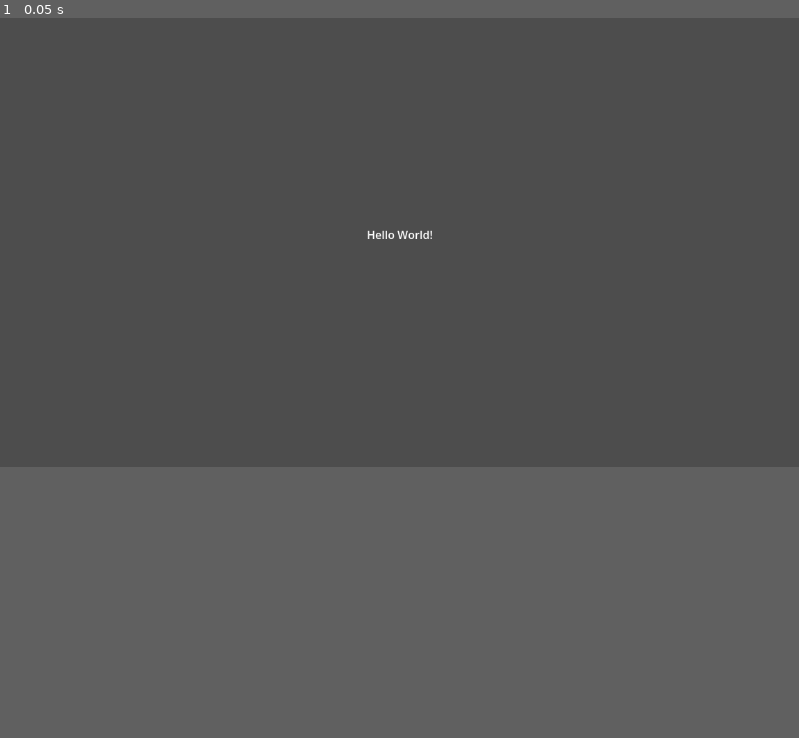
Above: before the commit, frame 1.
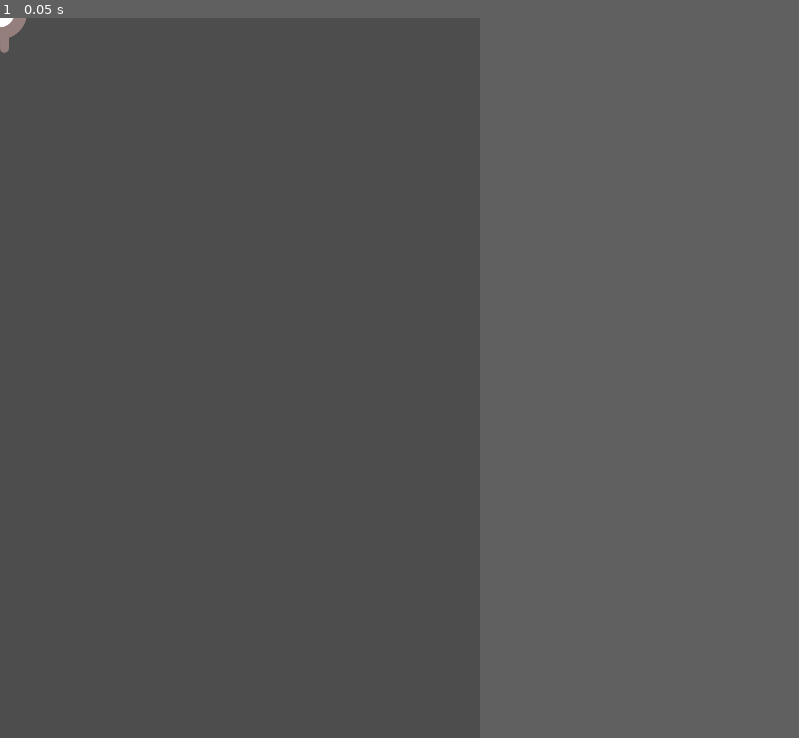
Above: after the commit, the same moment.

Repository: Lagical/2D-test
Game: Godot game, scene res://label.tscn
Same seed, same stepped clock (60 frames per second), same inputs: the game is played once before the commit and once after it. After the commit the project has no main scene; this scene is started directly in both runs.
Inputs:
- Up to frame 1 (0.05 s): no input
In our replay, the window is 799x449 before the commit and 480x720 after it. These sizes can differ from the game's own. Grey fills any space a smaller window leaves; there, only what the larger window draws over its background counts as a difference.

The runs differ from the first frame. In frame 1, 0.1% of the frame differs, in the area x 0-55%, y 0-31%.

Commit message:
started the 2d tutorial

Diff:
--- /dev/null
+++ b/label.gd
@@ -0,0 +1,13 @@
+extends Area2D
+
+@export var speed = 400 # How fast the player will move (pixels/sec).
+var screen_size # Size of the game window.
+
+# Called when the node enters the scene tree for the first time.
+func _ready():
+	screen_size = get_viewport_rect().size
+
+
+# Called every frame. 'delta' is the elapsed time since the previous frame.
+func _process(delta):
+	pass
--- a/label.tscn
+++ b/label.tscn
@@ -1,8 +1,49 @@
-[gd_scene format=3 uid="uid://c3ho3y2rt0r71"]
+[gd_scene load_steps=8 format=3 uid="uid://ikhxstl4rfnw"]
 
-[node name="Label" type="Label"]
-offset_left = 529.0
-offset_top = 301.0
-offset_right = 624.0
-offset_bottom = 327.0
-text = "Hello World!"
+[ext_resource type="Script" path="res://label.gd" id="1_mmdr7"]
+[ext_resource type="Texture2D" uid="uid://bta6x8tlxknm1" path="res://art/playerGrey_up1.png" id="1_tvwgf"]
+[ext_resource type="Texture2D" uid="uid://ravbj60v6755" path="res://art/playerGrey_up2.png" id="2_tiakw"]
+[ext_resource type="Texture2D" uid="uid://bxnswsg5uxe01" path="res://art/playerGrey_walk1.png" id="3_glcir"]
+[ext_resource type="Texture2D" uid="uid://lulc7g3b7mea" path="res://art/playerGrey_walk2.png" id="4_p7tl8"]
+
+[sub_resource type="SpriteFrames" id="SpriteFrames_5ojnr"]
+animations = [{
+"frames": [{
+"duration": 1.0,
+"texture": ExtResource("1_tvwgf")
+}, {
+"duration": 1.0,
+"texture": ExtResource("2_tiakw")
+}],
+"loop": true,
+"name": &"up",
+"speed": 5.0
+}, {
+"frames": [{
+"duration": 1.0,
+"texture": ExtResource("3_glcir")
+}, {
+"duration": 1.0,
+"texture": ExtResource("4_p7tl8")
+}],
+"loop": true,
+"name": &"walk",
+"speed": 5.0
+}]
+
+[sub_resource type="CapsuleShape2D" id="CapsuleShape2D_nbj0m"]
+radius = 27.0
+height = 68.0
+
+[node name="Player" type="Area2D"]
+position = Vector2(0, 1)
+script = ExtResource("1_mmdr7")
+metadata/_edit_group_ = true
+
+[node name="AnimatedSprite2D" type="AnimatedSprite2D" parent="."]
+scale = Vector2(0.5, 0.5)
+sprite_frames = SubResource("SpriteFrames_5ojnr")
+animation = &"walk"
+
+[node name="CollisionShape2D" type="CollisionShape2D" parent="."]
+shape = SubResource("CapsuleShape2D_nbj0m")
--- a/project.godot
+++ b/project.godot
@@ -11,6 +11,11 @@
 [application]
 
 config/name="2D test"
-run/main_scene="res://label.tscn"
 config/features=PackedStringArray("4.1", "Forward Plus")
 config/icon="res://icon.svg"
+
+[display]
+
+window/size/viewport_width=480
+window/size/viewport_height=720
+window/stretch/mode="canvas_items"
Not shown, added: art/House In a Forest Loop.ogg.import
Binary file added: art/enemyFlyingAlt_1.png
Not shown, added: art/enemyFlyingAlt_1.png.import
Binary file added: art/enemyFlyingAlt_2.png
Not shown, added: art/enemyFlyingAlt_2.png.import
Binary file added: art/enemySwimming_1.png
Not shown, added: art/enemySwimming_1.png.import
Binary file added: art/enemySwimming_2.png
Not shown, added: art/enemySwimming_2.png.import
Binary file added: art/enemyWalking_1.png
Not shown, added: art/enemyWalking_1.png.import
Binary file added: art/enemyWalking_2.png
(and 16 more such lines)
